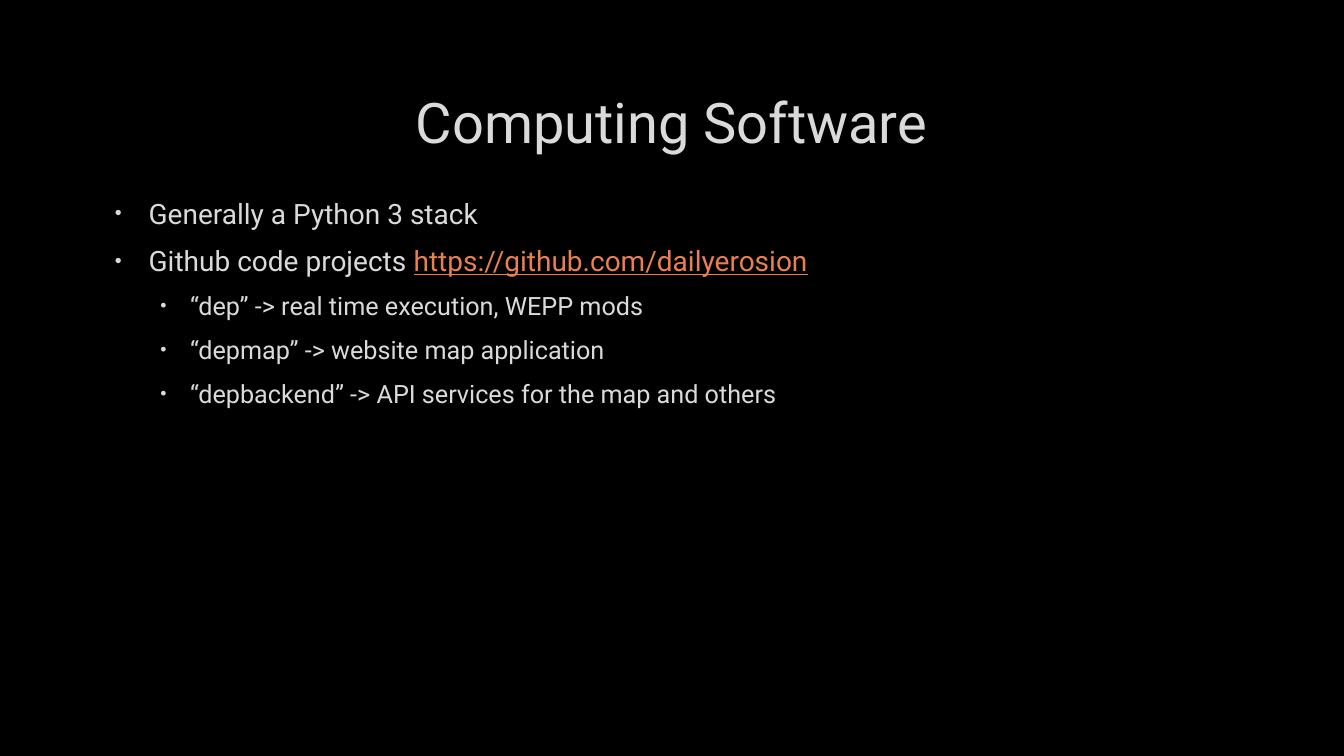
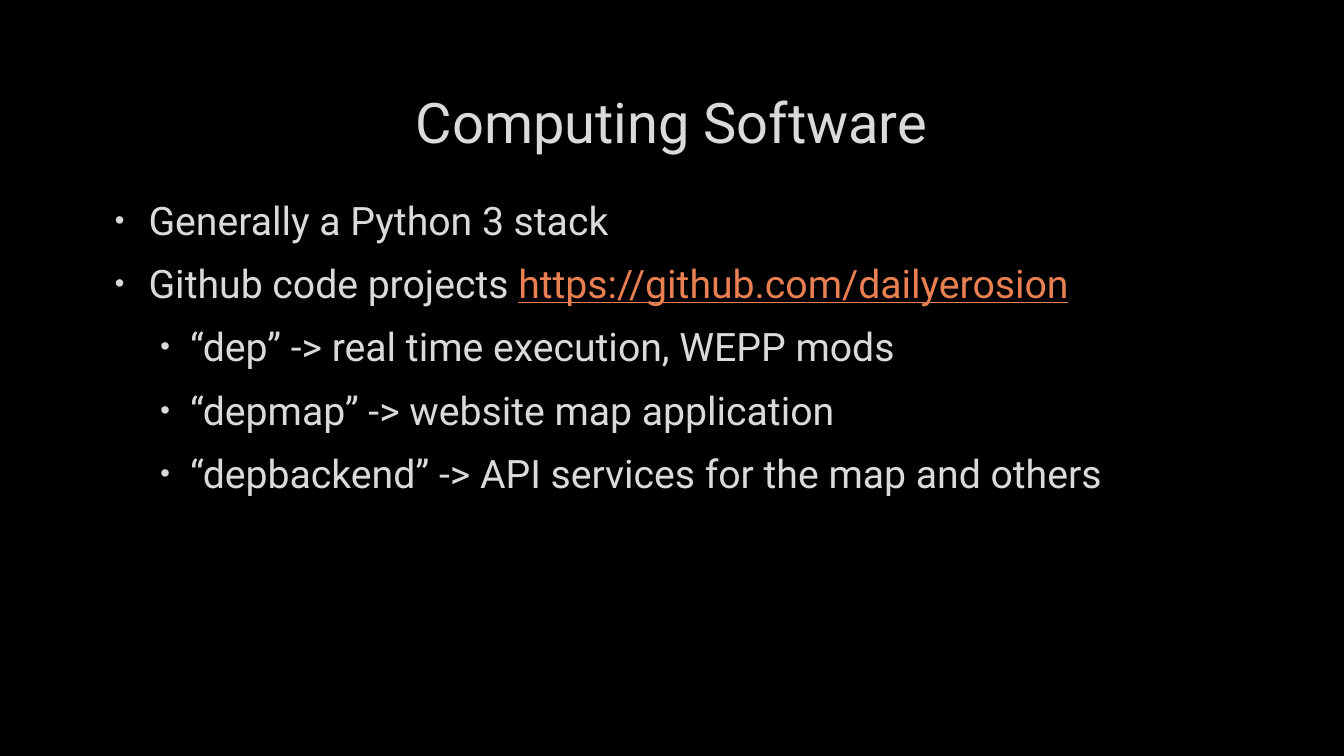
Before and after one commit to akrherz/akrherz, a slide deck: slide 3 of presentations/191126_isa/DEP-Herzmann.pptx. Drawn at 1344x756 pixels with LibreOffice and Linux fonts; fonts in the diff are those of the drawing; background and template pictures are left out. Boxes give left, top, right and bottom in pixels: in the first picture for what was removed or moved away, otherwise in the second. Text is boxed around its words. In the diff, an @@ line names an element or a change of style, - is before the commit and + after.

```diff
--- a/presentations/191126_isa/DEP-Herzmann.pptx
+++ b/presentations/191126_isa/DEP-Herzmann.pptx
@@ text "Generally a Python 3 stack" at (x1=149, y1=205, x2=1102, y2=496): size 20 to 28 pt in "Generally a Python 3 stack", "Github code projects https://github.com/dailyerosion"; size 18 to 28 pt in "“dep” -> real time execution, WEPP mods", "“depmap” -> website map application", "“depbackend” -> API services for the map ..."; more space between paragraphs @@
```
Also in this commit, not shown: 4 other slides changed.
